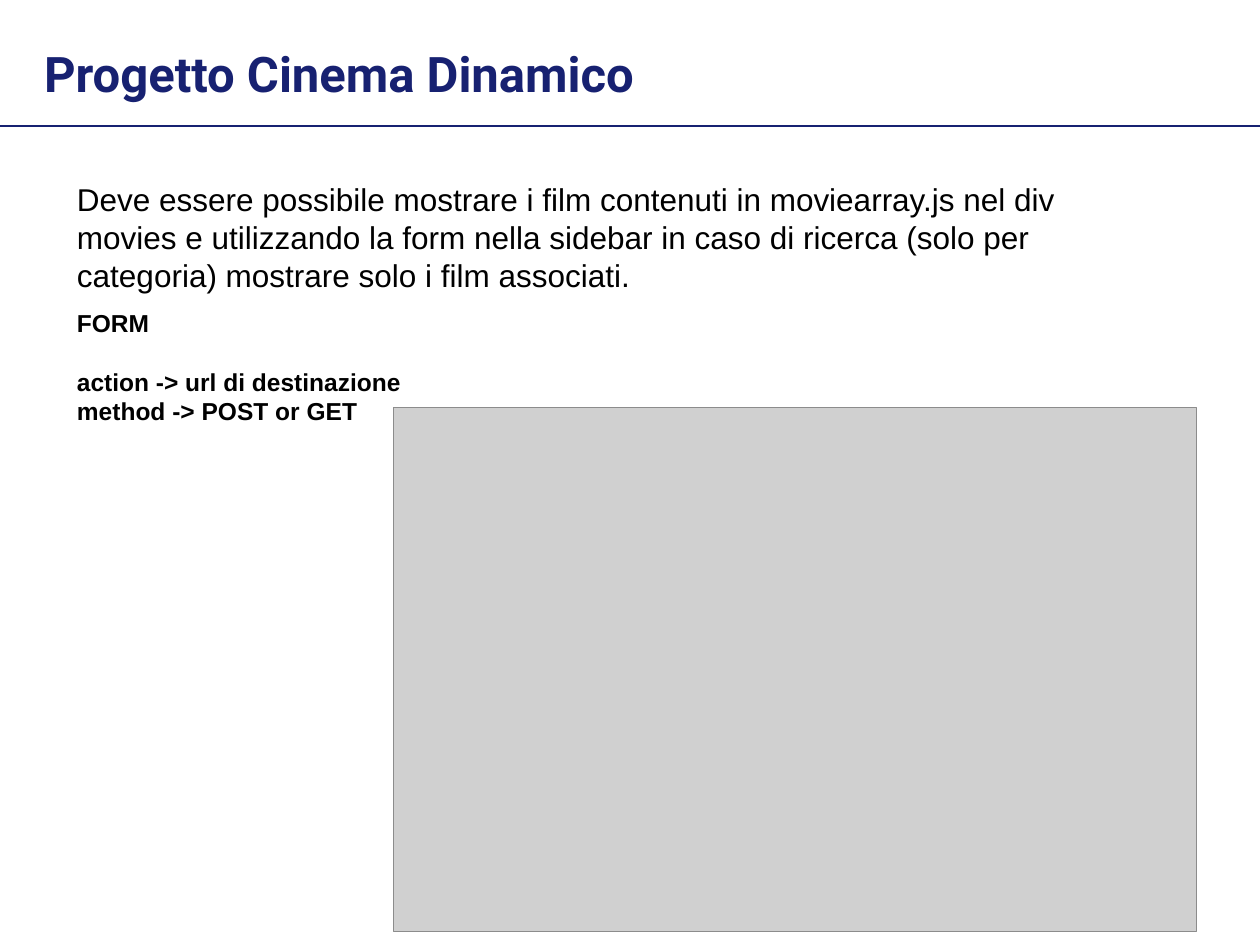
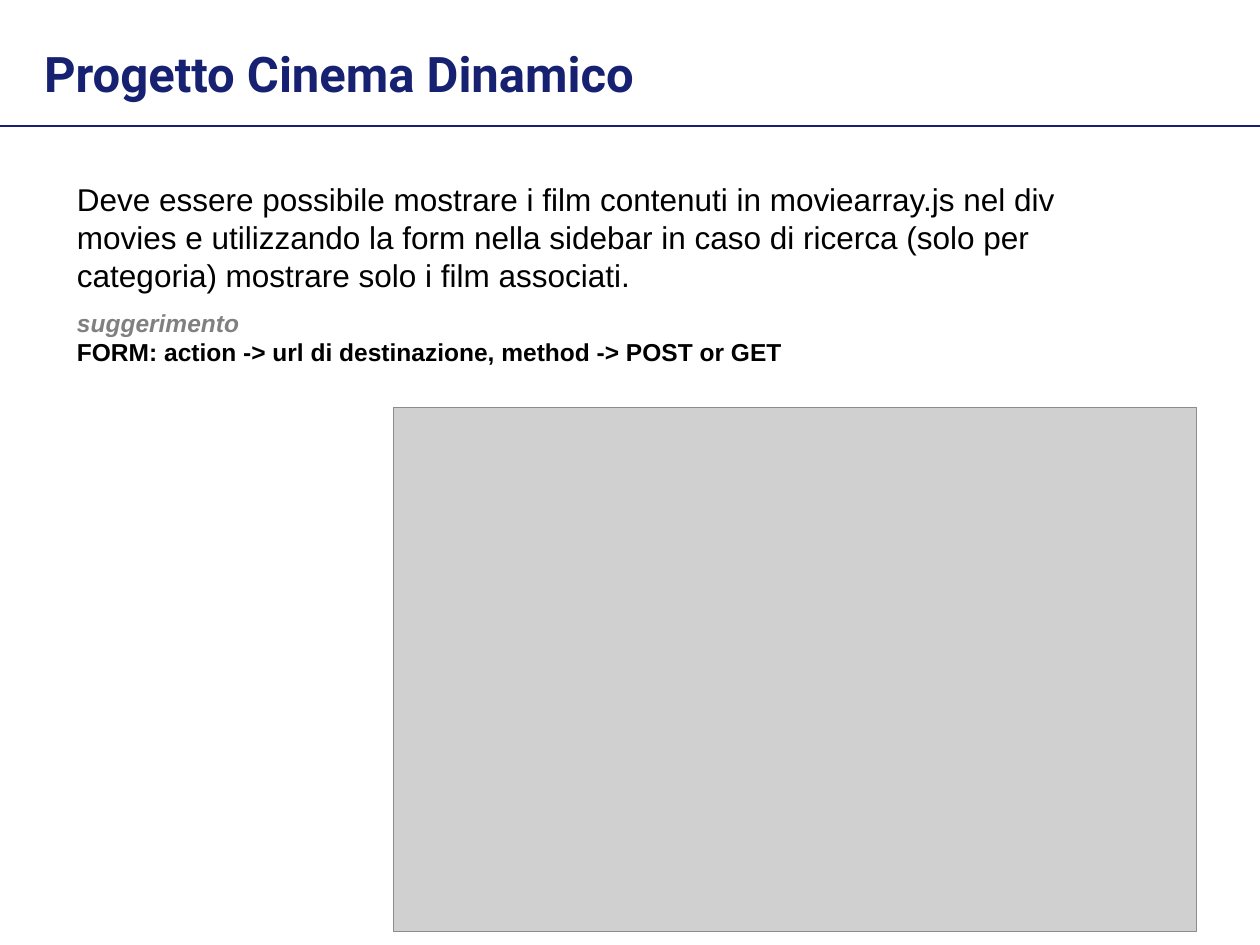
Before and after one commit to anonymez/CloudWebApplicationLab, a slide deck: slide 8 of Lezione 3/LabAWC-Lez3.pptx (slide 7 before the commit). Drawn at 1260x945 pixels with LibreOffice and Linux fonts; fonts in the diff are those of the drawing; grey boxes stand for pictures. Boxes give left, top, right and bottom in pixels: in the first picture for what was removed or moved away, otherwise in the second. Text is boxed around its words. In the diff, an @@ line names an element or a change of style, - is before the commit and + after.

```diff
--- a/Lezione 3/LabAWC-Lez3.pptx
+++ b/Lezione 3/LabAWC-Lez3.pptx
@@ text at bbox=[77, 314, 781, 365]: text changed @@
-FORM
-action -> url di destinazione
-method -> POST or GET
+suggerimento
+FORM: action -> url di destinazione, method -> POST or GET
```
Also in this commit, not shown: 1 slide added.
